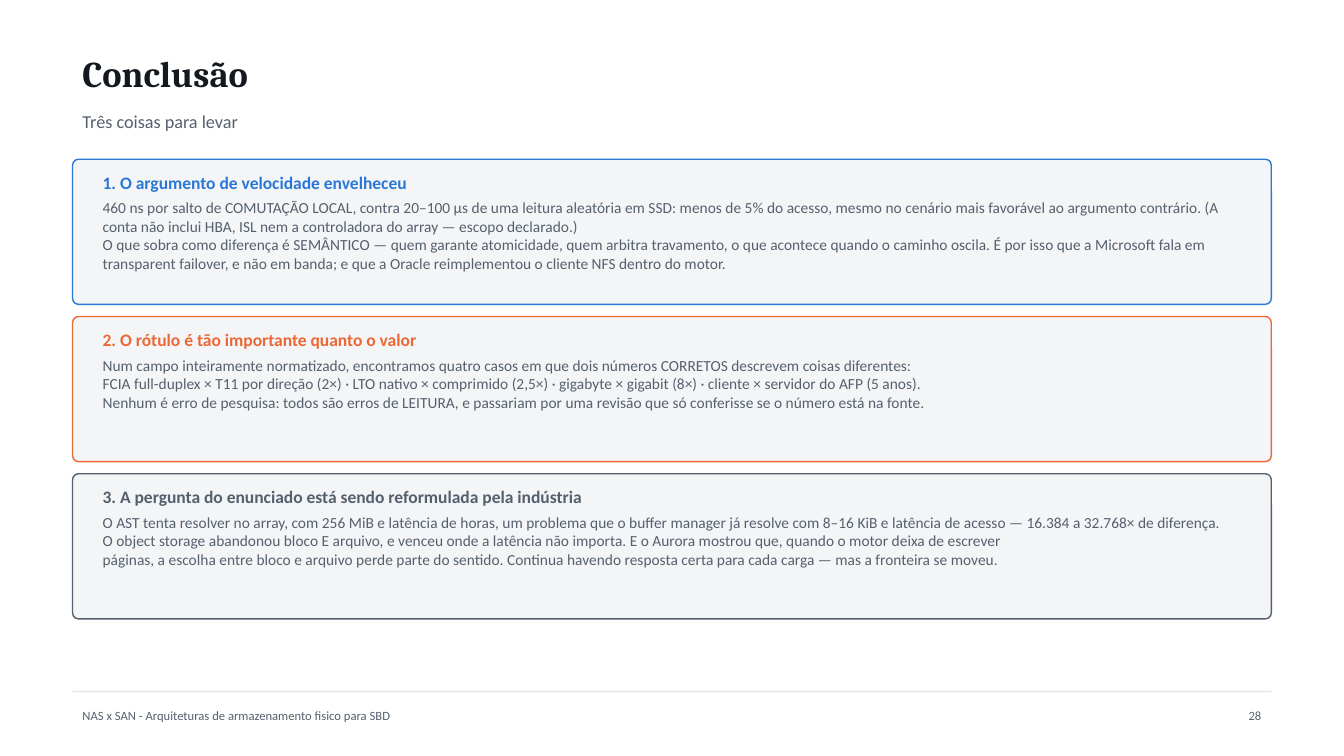
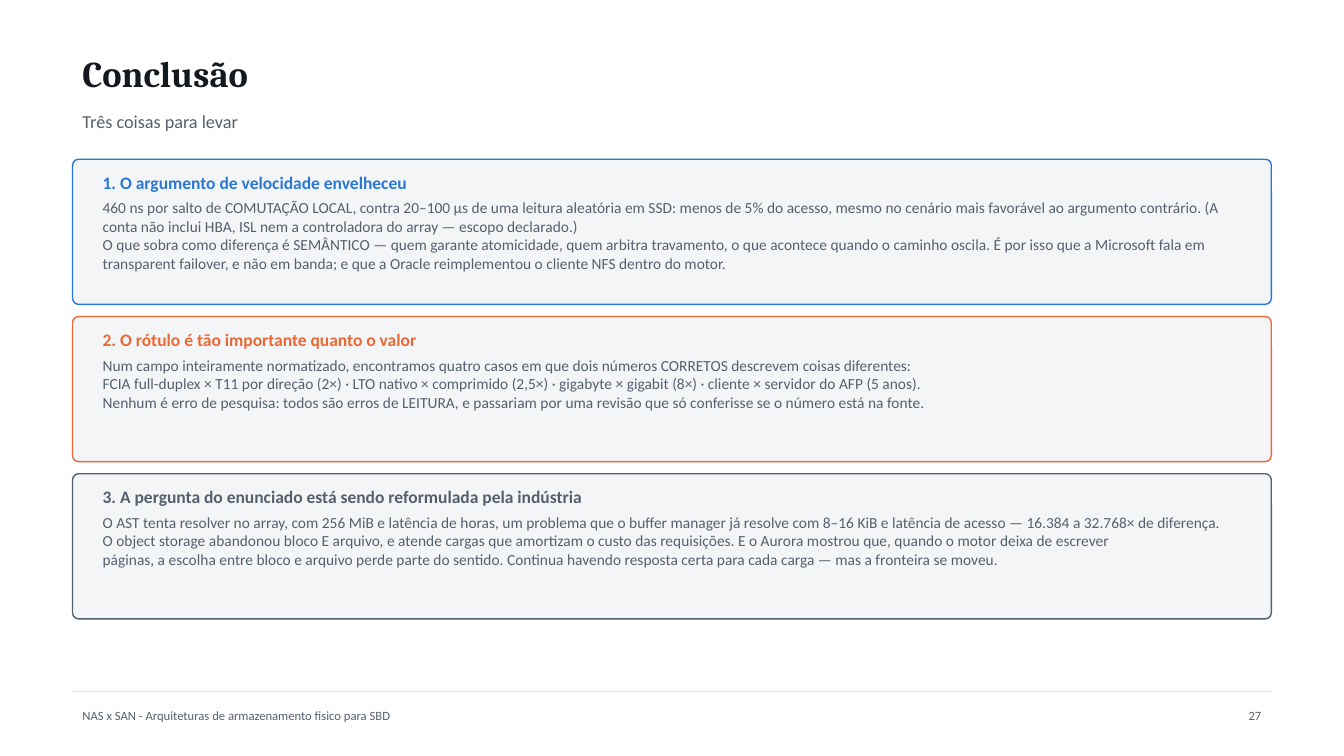
Before and after one commit to guilherme-hu/Trabalho-CBD, a slide deck: slide 28 of NAS, SAN e AST/Slides_NAS_SAN_Armazenamento_SBD.pptx (slide 29 before the commit). Drawn at 1344x756 pixels with LibreOffice and Linux fonts; fonts in the diff are those of the drawing. Boxes give left, top, right and bottom in pixels: in the first picture for what was removed or moved away, otherwise in the second. Text is boxed around its words. In the diff, an @@ line names an element or a change of style, - is before the commit and + after.

Commit message:
Revisa entregas de Storage e NAS/SAN/AST
Corrige unidades, preços e afirmações técnicas dos relatórios.

Enxuga e regenera PDFs, apresentações e gráficos, preservando os requisitos dos enunciados.

Fortalece os verificadores de consistência e normaliza a estrutura dos arquivos PPTX.

```diff
--- a/NAS, SAN e AST/Slides_NAS_SAN_Armazenamento_SBD.pptx
+++ b/NAS, SAN e AST/Slides_NAS_SAN_Armazenamento_SBD.pptx
@@ text at (103, 535, 1109, 549): text changed @@
-O object storage abandonou bloco E arquivo, e venceu onde a latência não importa. E o Aurora mostrou que, quando o motor deixa de escrever
+O object storage abandonou bloco E arquivo, e atende cargas que amortizam o custo das requisições. E o Aurora mostrou que, quando o motor deixa de escrever
@@ text at (1249, 712, 1262, 720): text changed @@
-28
+27
```
Also in this commit, not shown: 14 other slides changed, 1 slide removed, 19 other files.
